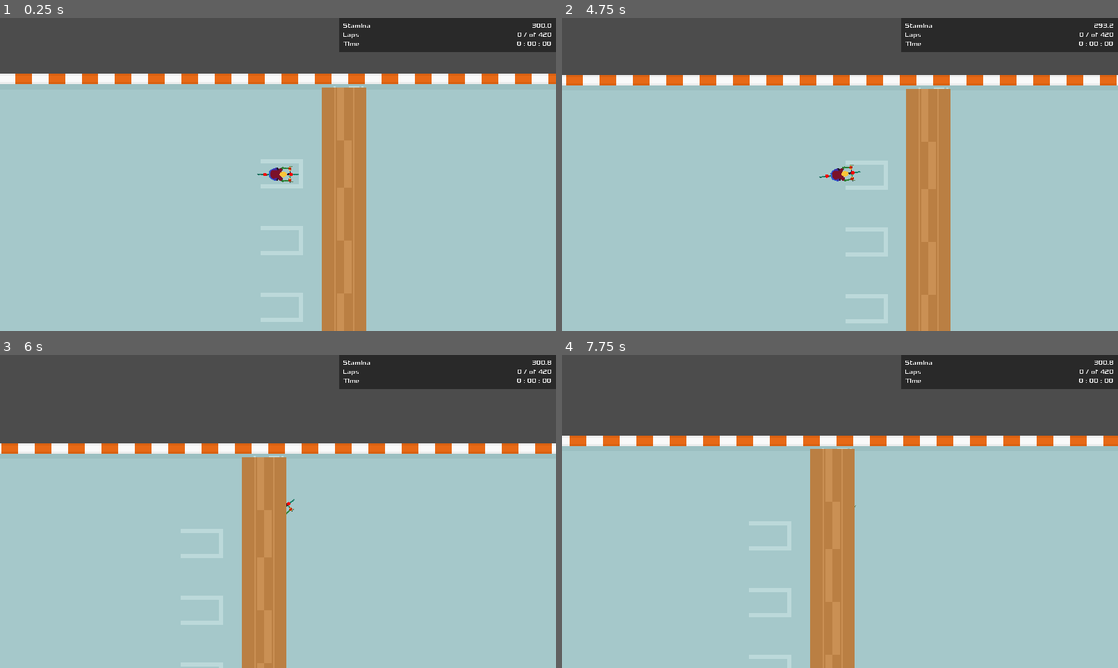
Above: before the commit, frames 1-4 (two rows, left to right).
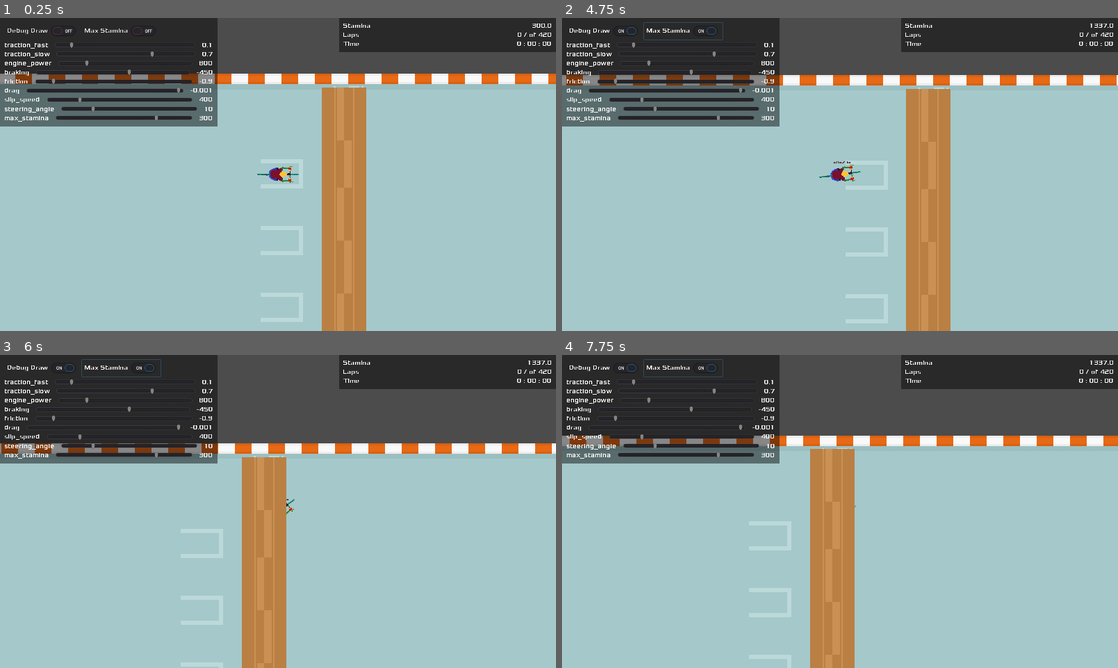
Above: after the commit, the same moments.

Repository: ivangoncharuk/Tour-de-Towson
Game: Godot game, scene res://World/World.tscn
The game is run twice, just before and just after one commit, with the same random seed, the same clock (stepped at 60 frames per second) and the same inputs.
Inputs (mouse positions are in pixels of both pictures, inside the frame that each line leads up to):
- Up to frame 1 (0.25 s): no input
- Up to frame 2 (4.75 s): click (606, 30) at 0.5 s, where only the run after the commit has a clickable "Debug Draw"; click (684, 30) at 1.25 s, where only the run after the commit has a clickable "Max Stamina"; tap Enter at 2 s; hold D (steer_right) 2.03-2.78 s; tap Space at 2.75 s; hold S (brake) 2.78-3.53 s; hold D (steer_right) 3.53-4.28 s; hold W (accelerate) from 4.28 s (still down)
- Up to frame 3 (6 s): release W (accelerate) at 5.03 s; hold A (steer_left) from 5.03 s (still down)
- Up to frame 4 (7.75 s): release A (steer_left) at 6.53 s; hold S (brake) 6.53-7.28 s; hold D (steer_right) from 7.28 s (still down)

The runs differ from the first frame. In frame 1, 13% of the frame differs, in the area x 0-53%, y 0-51%; in frame 2, 13%, in the area x 0-100%, y 0-52%; in frame 3, 13%; in frame 4, 13%.

Commit message:
Added some toggle buttons to Control Panel

Diff:
--- a/CarDrawTest/CarTest.gd
+++ b/CarDrawTest/CarTest.gd
@@ -72,11 +72,14 @@
 
 	var traction = traction_slow
 	$SkidLeft.emitting = false
+	$SkidRight.emitting = false
+
 	if velocity.length() > slip_speed:
 		traction = traction_fast
 	var d = new_heading.dot(velocity.normalized())
 	if d > 0.1 and d < 1 and velocity.length() > slip_speed:
 		$SkidLeft.emitting = true
+		$SkidRight.emitting = true
 	if d > 0:
 		velocity = velocity.linear_interpolate(new_heading * velocity.length(), traction)
 	elif d < 0:
--- a/CarDrawTest/CarTest.tscn
+++ b/CarDrawTest/CarTest.tscn
@@ -3,6 +3,14 @@
 [ext_resource path="res://CarDrawTest/CarTest.gd" type="Script" id=1]
 [ext_resource path="res://Assets/sprites/spritesheet_vehicles.png" type="Texture" id=2]
 [ext_resource path="res://Assets/fonts/Xolonium-Regular.ttf" type="DynamicFontData" id=3]
+
+[sub_resource type="CapsuleShape2D" id=1]
+radius = 33.5763
+height = 69.743
+
+[sub_resource type="DynamicFont" id=2]
+size = 42
+font_data = ExtResource( 3 )
 
 [sub_resource type="ParticlesMaterial" id=3]
 flag_disable_z = true
@@ -13,26 +21,11 @@
 scale = 10.0
 color = Color( 0, 0, 0, 1 )
 
-[sub_resource type="CapsuleShape2D" id=1]
-radius = 33.5763
-height = 69.743
-
-[sub_resource type="DynamicFont" id=2]
-size = 42
-font_data = ExtResource( 3 )
-
 [node name="CarTest" type="KinematicBody2D"]
 script = ExtResource( 1 )
 __meta__ = {
 "_edit_group_": true
 }
-
-[node name="SkidLeft" type="Particles2D" parent="."]
-show_behind_parent = true
-position = Vector2( -35, -15 )
-amount = 25
-local_coords = false
-process_material = SubResource( 3 )
 
 [node name="Sprite" type="Sprite" parent="."]
 show_behind_parent = true
@@ -48,6 +41,7 @@
 [node name="Node2D" type="Node2D" parent="."]
 
 [node name="Label" type="Label" parent="Node2D"]
+visible = false
 margin_left = -28.1052
 margin_top = -80.9892
 margin_right = 27.8948
@@ -56,3 +50,25 @@
 grow_vertical = 2
 custom_fonts/font = SubResource( 2 )
 text = "1000"
+__meta__ = {
+"_edit_use_anchors_": false
+}
+
+[node name="Camera2D" type="Camera2D" parent="."]
+scale = Vector2( 1.46725, 0.360987 )
+current = true
+zoom = Vector2( 2, 2 )
+
+[node name="SkidLeft" type="Particles2D" parent="."]
+show_behind_parent = true
+position = Vector2( -35, -15 )
+amount = 25
+local_coords = false
+process_material = SubResource( 3 )
+
+[node name="SkidRight" type="Particles2D" parent="."]
+show_behind_parent = true
+position = Vector2( -35, 13 )
+amount = 25
+local_coords = false
+process_material = SubResource( 3 )
--- a/ControlPanel/ControlPanel.gd
+++ b/ControlPanel/ControlPanel.gd
@@ -64,3 +64,13 @@
 func _process(_delta):
 	if player:
 		$Panel/VBoxContainer/Speedometer/Speed.text = "%3.1f" % player.velocity.length()
+
+func _on_InfStamina_toggled(button_pressed: bool) -> void:
+	pass # Replace with function body.func _on_CheckButton_toggled(button_pressed: bool):
+	if player:
+		player.infinite_stamina = button_pressed
+
+
+func _on_DebugDraw_toggled(button_pressed: bool) -> void:
+	if player:
+		player.debug_draw = button_pressed
--- a/ControlPanel/ControlPanel.tscn
+++ b/ControlPanel/ControlPanel.tscn
@@ -1,6 +1,6 @@
 [gd_scene load_steps=4 format=2]
 
-[ext_resource path="res://font_x20.tres" type="DynamicFont" id=1]
+[ext_resource path="res://Assets/fonts/font_x20.tres" type="DynamicFont" id=1]
 [ext_resource path="res://ControlPanel/ControlPanel.gd" type="Script" id=2]
 
 [sub_resource type="StyleBoxFlat" id=1]
@@ -29,9 +29,10 @@
 margin_left = 10.0
 margin_top = 10.0
 margin_right = 490.0
-margin_bottom = 30.0
+margin_bottom = 50.0
 
 [node name="Speedometer" type="HBoxContainer" parent="Panel/VBoxContainer"]
+visible = false
 margin_right = 480.0
 margin_bottom = 19.0
 
@@ -48,3 +49,23 @@
 margin_bottom = 19.0
 custom_fonts/font = ExtResource( 1 )
 text = "100"
+
+[node name="HBoxContainer" type="HBoxContainer" parent="Panel/VBoxContainer"]
+margin_right = 480.0
+margin_bottom = 40.0
+
+[node name="DebugDraw" type="CheckButton" parent="Panel/VBoxContainer/HBoxContainer"]
+margin_right = 179.0
+margin_bottom = 40.0
+custom_fonts/font = ExtResource( 1 )
+text = "Debug Draw"
+
+[node name="InfStamina" type="CheckButton" parent="Panel/VBoxContainer/HBoxContainer"]
+margin_left = 183.0
+margin_right = 368.0
+margin_bottom = 40.0
+custom_fonts/font = ExtResource( 1 )
+text = "Max Stamina"
+
+[connection signal="toggled" from="Panel/VBoxContainer/HBoxContainer/DebugDraw" to="." method="_on_DebugDraw_toggled"]
+[connection signal="toggled" from="Panel/VBoxContainer/HBoxContainer/InfStamina" to="." method="_on_InfStamina_toggled"]
--- a/ControlPanel/SettingSlider.tscn
+++ b/ControlPanel/SettingSlider.tscn
@@ -1,6 +1,6 @@
 [gd_scene load_steps=2 format=2]
 
-[ext_resource path="res://font_x20.tres" type="DynamicFont" id=1]
+[ext_resource path="res://Assets/fonts/font_x20.tres" type="DynamicFont" id=1]
 
 [node name="SettingSlider" type="HBoxContainer"]
 margin_right = 291.0
--- a/Player/Player.gd
+++ b/Player/Player.gd
@@ -4,6 +4,8 @@
 
 ### exports ###
 export (bool) var debug_draw = false
+export (bool) var infinite_stamina = false
+
 export (float) var traction_fast = 0.1
 export (float) var traction_slow = 0.7
 export (int) var engine_power = 800
@@ -37,6 +39,19 @@
 	velocity = move_and_slide(velocity)
 
 
+	if infinite_stamina:
+		stamina = 1337
+	elif not infinite_stamina and stamina > max_stamina:
+		stamina = max_stamina
+
+	$LabelContainer.visible = false
+	if debug_draw:
+		$LabelContainer.global_rotation = 0
+		$LabelContainer.visible = true
+		$LabelContainer/SpeedLabel.text = str("%3.1f" % velocity.length())
+
+
+
 func apply_friction() -> void:
 	if velocity.length() < 5:
 		velocity = Vector2.ZERO
@@ -65,24 +80,23 @@
 			stamina += stamina_regeneration
 
 
+
+
 func calculate_steering(delta: float) -> void:
 	var rear_wheel: Vector2 = position - transform.x * wheel_base/2.0
 	var front_wheel: Vector2 = position + transform.x * wheel_base/2.0
 	rear_wheel += velocity * delta
 	front_wheel += velocity.rotated(steer_direction) * delta
 	var new_heading: Vector2 = (front_wheel - rear_wheel).normalized()
-	var traction: float = traction_slow
+	var traction = traction_slow
+#	$SkidLeft.emitting = false
 	if velocity.length() > slip_speed:
 		traction = traction_fast
-	var d: float = new_heading.dot(velocity.normalized())
+	var d = new_heading.dot(velocity.normalized())
+#	if d > 0.1 and d < 1 and velocity.length() > slip_speed:
+#		$SkidLeft.emitting = true
 	if d > 0:
 		velocity = velocity.linear_interpolate(new_heading * velocity.length(), traction)
-	if d < 0:
+	elif d < 0:
 		velocity = -new_heading * min(velocity.length(), max_speed_reverse)
 	rotation = new_heading.angle()
-
-
-func _draw() -> void:
-	if debug_draw:
-		draw_circle(Vector2(wheel_base/2.0, 0), 5, Color(1, 0, 0))
-		draw_circle(Vector2(-wheel_base/2.0, 0), 5, Color(1, 0, 0))
--- a/Player/Player.tscn
+++ b/Player/Player.tscn
@@ -1,14 +1,16 @@
-[gd_scene load_steps=4 format=2]
+[gd_scene load_steps=5 format=2]
 
 [ext_resource path="res://Assets/sprites/bicyclist_pixel_art_concept.png" type="Texture" id=1]
 [ext_resource path="res://Player/Player.gd" type="Script" id=2]
+[ext_resource path="res://Assets/fonts/font_x20.tres" type="DynamicFont" id=3]
 
 [sub_resource type="CapsuleShape2D" id=1]
 radius = 17.9999
 height = 84.0001
 
-[node name="Car" type="KinematicBody2D"]
+[node name="Player" type="KinematicBody2D"]
 script = ExtResource( 2 )
+debug_draw = true
 max_speed_reverse = 100
 stamina_regeneration = 0.25
 
@@ -26,3 +28,18 @@
 [node name="Camera2D" type="Camera2D" parent="."]
 current = true
 zoom = Vector2( 2.5, 2.5 )
+
+[node name="LabelContainer" type="Node2D" parent="."]
+
+[node name="SpeedLabel" type="Label" parent="LabelContainer"]
+self_modulate = Color( 0.27451, 0.0745098, 0.0745098, 1 )
+margin_left = -18.0
+margin_top = -42.0
+margin_right = 22.0
+margin_bottom = -23.0
+rect_scale = Vector2( 1.05037, 0.799305 )
+custom_fonts/font = ExtResource( 3 )
+text = "300"
+__meta__ = {
+"_edit_use_anchors_": false
+}
--- a/PlayerHUD/PlayerHUD.tscn
+++ b/PlayerHUD/PlayerHUD.tscn
@@ -1,7 +1,7 @@
 [gd_scene load_steps=4 format=2]
 
 [ext_resource path="res://PlayerHUD/PlayerHUD.gd" type="Script" id=1]
-[ext_resource path="res://font_x20.tres" type="DynamicFont" id=2]
+[ext_resource path="res://Assets/fonts/font_x20.tres" type="DynamicFont" id=2]
 
 [sub_resource type="StyleBoxFlat" id=1]
 content_margin_left = 10.0
--- a/World/World.tscn
+++ b/World/World.tscn
@@ -231,15 +231,14 @@
 
 [node name="Player" parent="." instance=ExtResource( 2 )]
 position = Vector2( 2581, 289 )
-debug_draw = true
+debug_draw = false
 steering_angle = 10
 wheel_base = 75
 stamina_regeneration = 1.0
 
-[node name="DevHud" type="CanvasLayer" parent="."]
-
-[node name="ControlPanel" parent="DevHud" instance=ExtResource( 3 )]
-visible = false
+[node name="DevTools" type="CanvasLayer" parent="."]
+
+[node name="ControlPanel" parent="DevTools" instance=ExtResource( 3 )]
 player_path = NodePath("../../Player")
 
 [node name="CanvasLayer" type="CanvasLayer" parent="."]
@@ -266,3 +265,4 @@
 [node name="cp2" parent="Checkpoints" instance=ExtResource( 6 )]
 position = Vector2( 478, 1799 )
 scale = Vector2( 6.84, 1 )
+_next_checkpoint = NodePath("../Finish")
Renamed: font_x20.tres -> Assets/fonts/font_x20.tres
